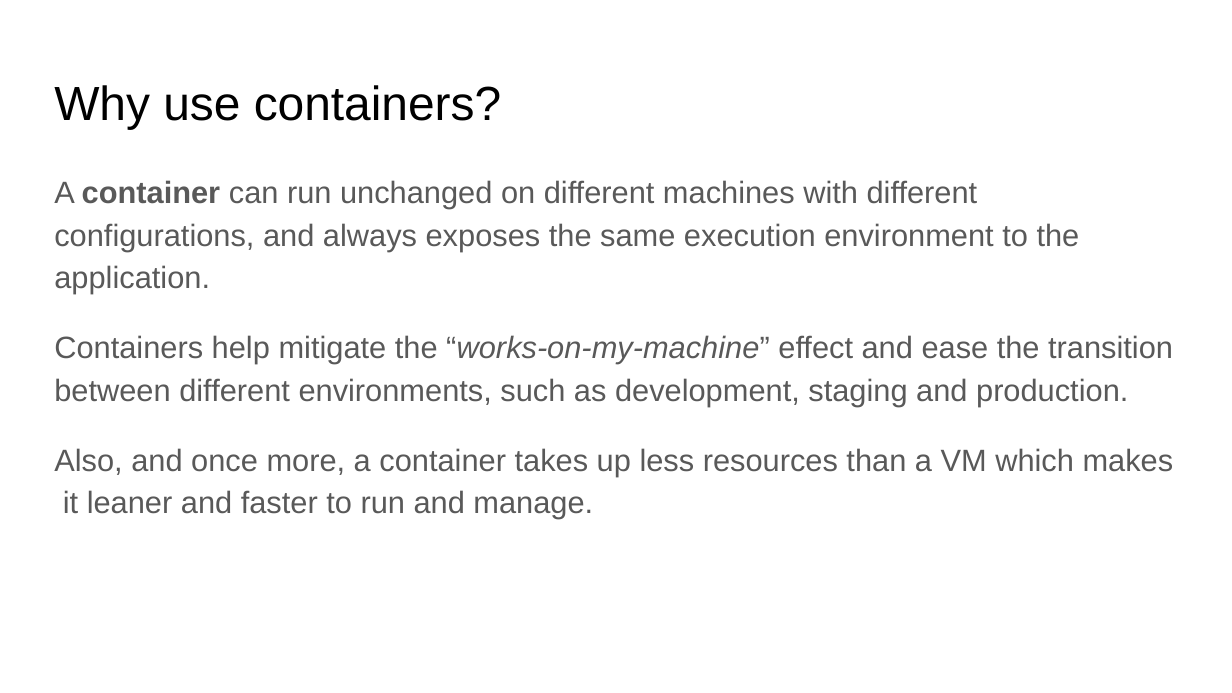
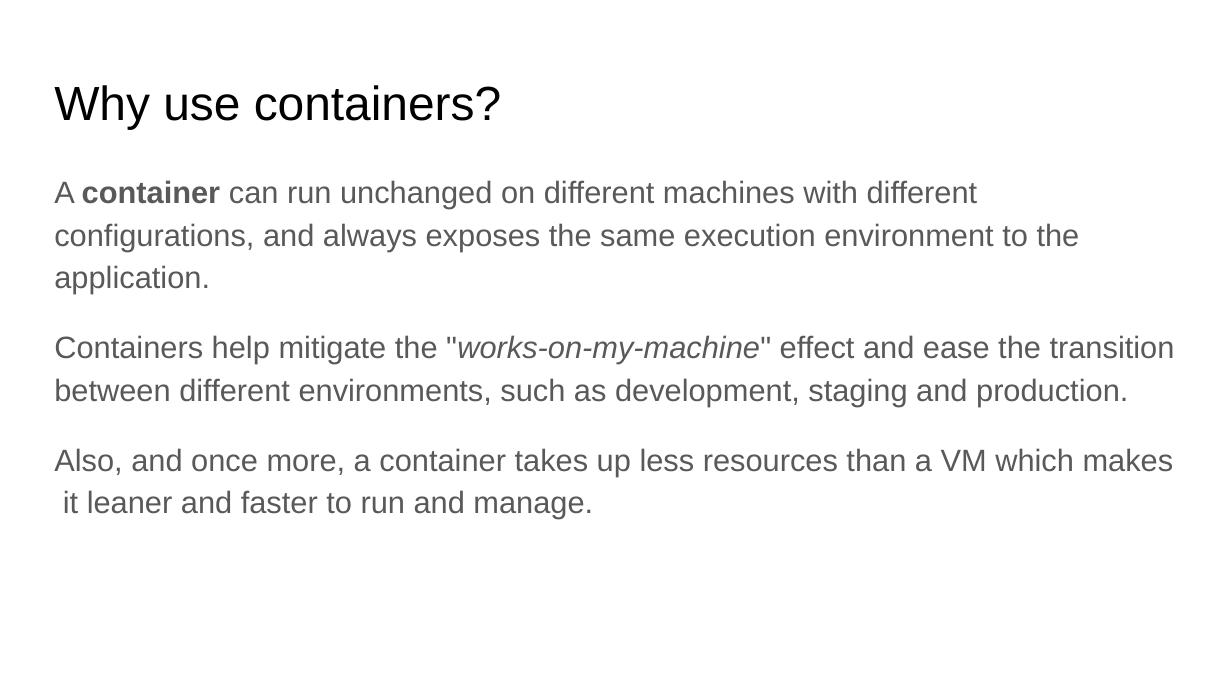
Before and after one commit to travelaudience/training-docker, a slide deck: slide 11 of docs/TA - Docker training.pptx. Drawn at 1232x693 pixels with LibreOffice and Linux fonts; fonts in the diff are those of the drawing. Boxes give left, top, right and bottom in pixels: in the first picture for what was removed or moved away, otherwise in the second. Text is boxed around its words. In the diff, an @@ line names an element or a change of style, - is before the commit and + after.

Commit message:
Updated slides.

```diff
--- a/docs/TA - Docker training.pptx
+++ b/docs/TA - Docker training.pptx
@@ text at <box>54,335,1175,406</box>: text changed @@
-Containers help mitigate the “works-on-my-machine” effect and ease the transition between different environments, such as development, staging and production.
+Containers help mitigate the "works-on-my-machine" effect and ease the transition between different environments, such as development, staging and production.
```
Also in this commit, not shown: 9 other slides changed, 2 other files.
